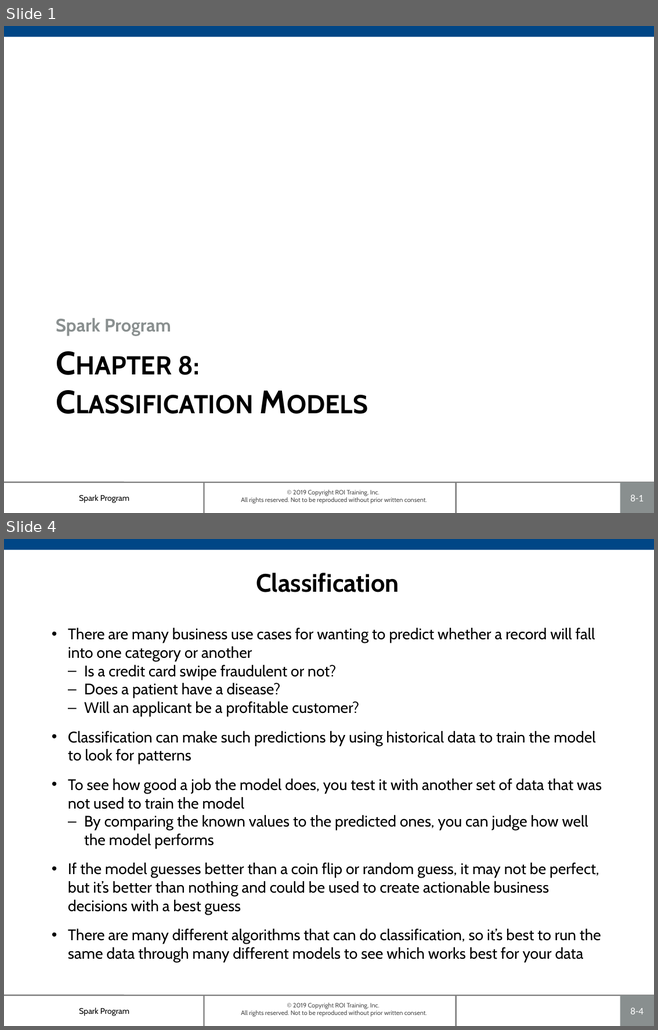
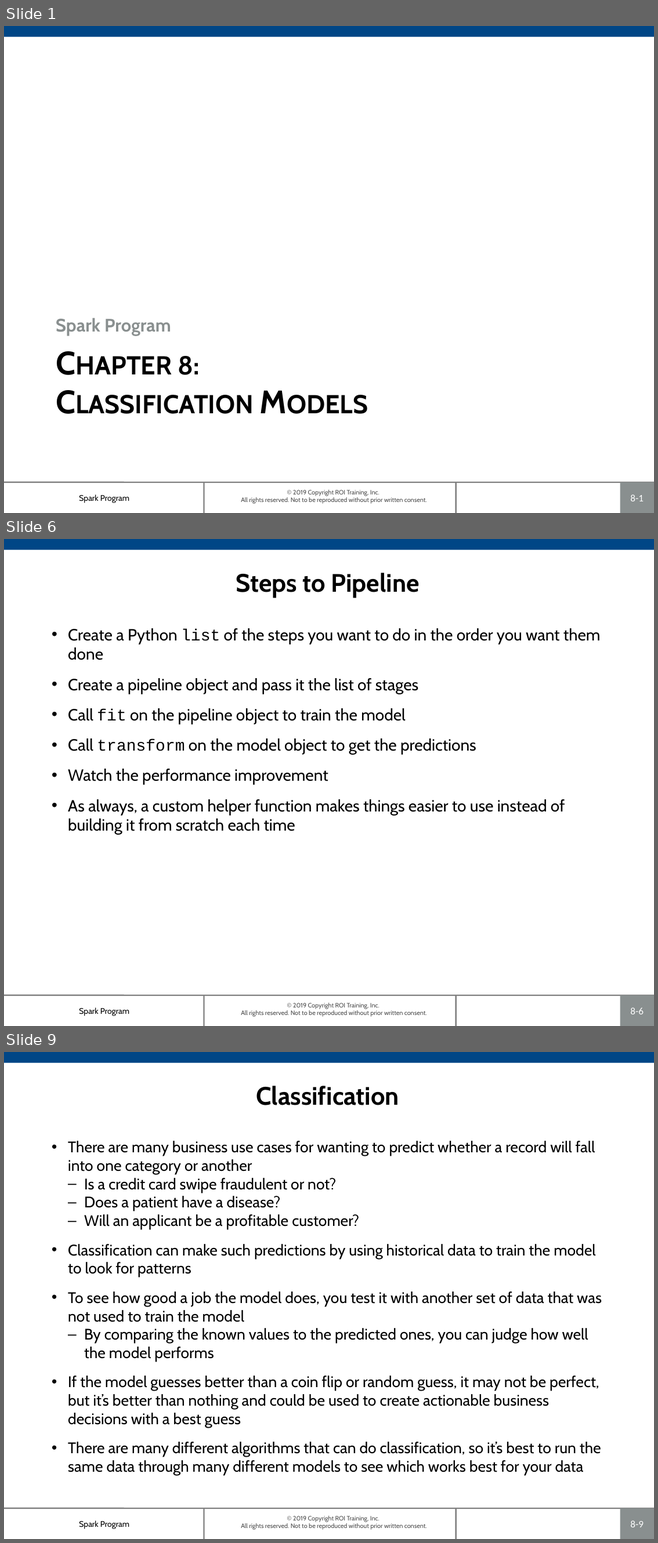
Before and after one commit to roitraining/SparkProgram, a slide deck: Day7-ClassificationAnalysis/Ch08-ClassificationModels.pptx. Shown one above the other, each under a label of ours: slides 1 and 4 before the commit, slides 1, 6 and 9 after it; the slides between them are not shown. The pictures are 658x1030 and 658x1543 pixels, drawn with LibreOffice and Linux fonts; fonts in the diff are those of the drawing; background and template pictures are left out. Boxes give left, top, right and bottom in pixels: in the first picture for what was removed or moved away, otherwise in the second. Text is boxed around its words. In the diff, an @@ line names an element or a change of style, - is before the commit and + after.

```diff
--- a/Day7-ClassificationAnalysis/Ch08-ClassificationModels.pptx
+++ b/Day7-ClassificationAnalysis/Ch08-ClassificationModels.pptx
@@ slide 6 added at (x1=4, y1=539, x2=654, y2=1026), background #FFFFFF; not listed: 7 template elements that a slide beside it also shows @@
@@ title added at (x1=236, y1=573, x2=419, y2=598), 28 pt, text #000000, bold @@
+Steps to Pipeline
@@ text added at (x1=68, y1=628, x2=600, y2=835), 18 pt, text #000000 @@
+• Create a Python list of the steps you want to do in the order you want them done
+• Create a pipeline object and pass it the list of stages
+• Call fit on the pipeline object to train the model
+• Call transform on the model object to get the predictions
+• Watch the performance improvement
+• As always, a custom helper function makes things easier to use instead of building it from scratch each time
@@ what was slide 4 is now slide 9 @@
@@ page number at (x1=630, y1=1521, x2=643, y2=1528): text changed @@
-8-4
+8-9
```
Also in this commit, not shown: 7 slides changed, 4 other slides added, 1 other file.
